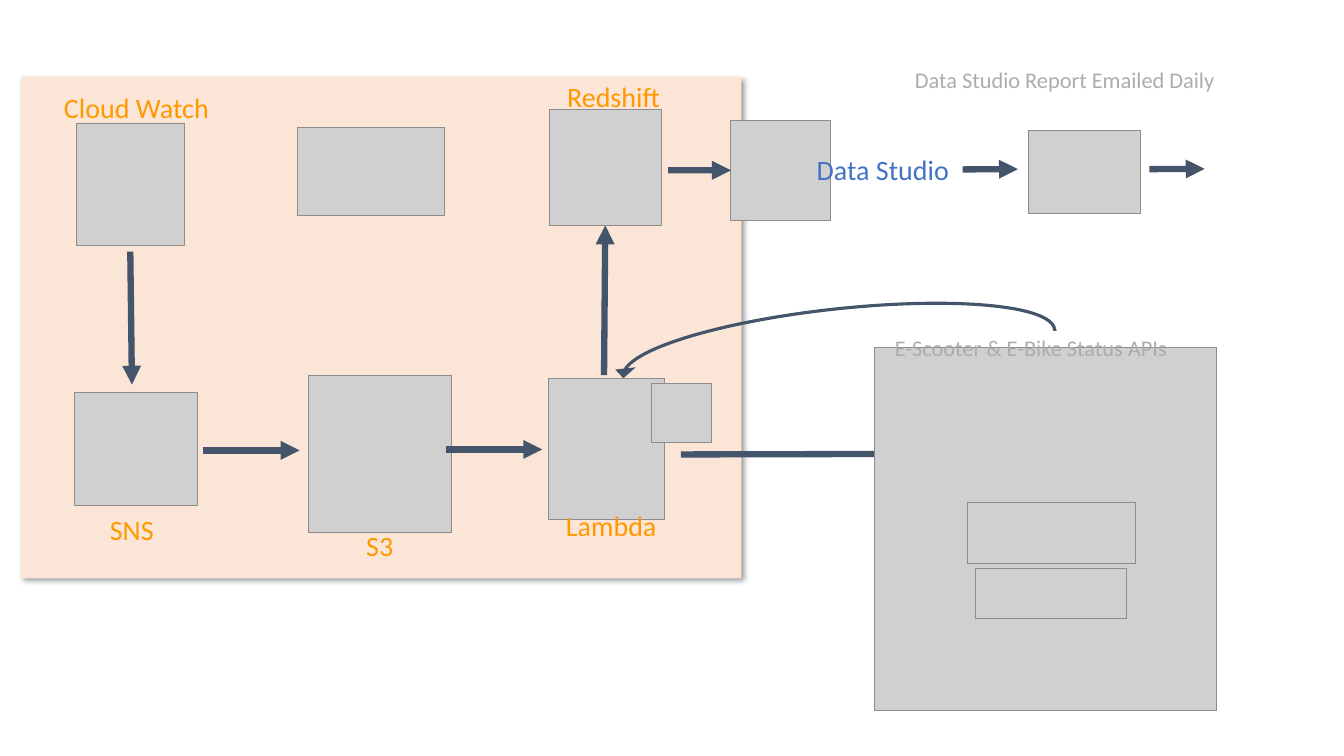
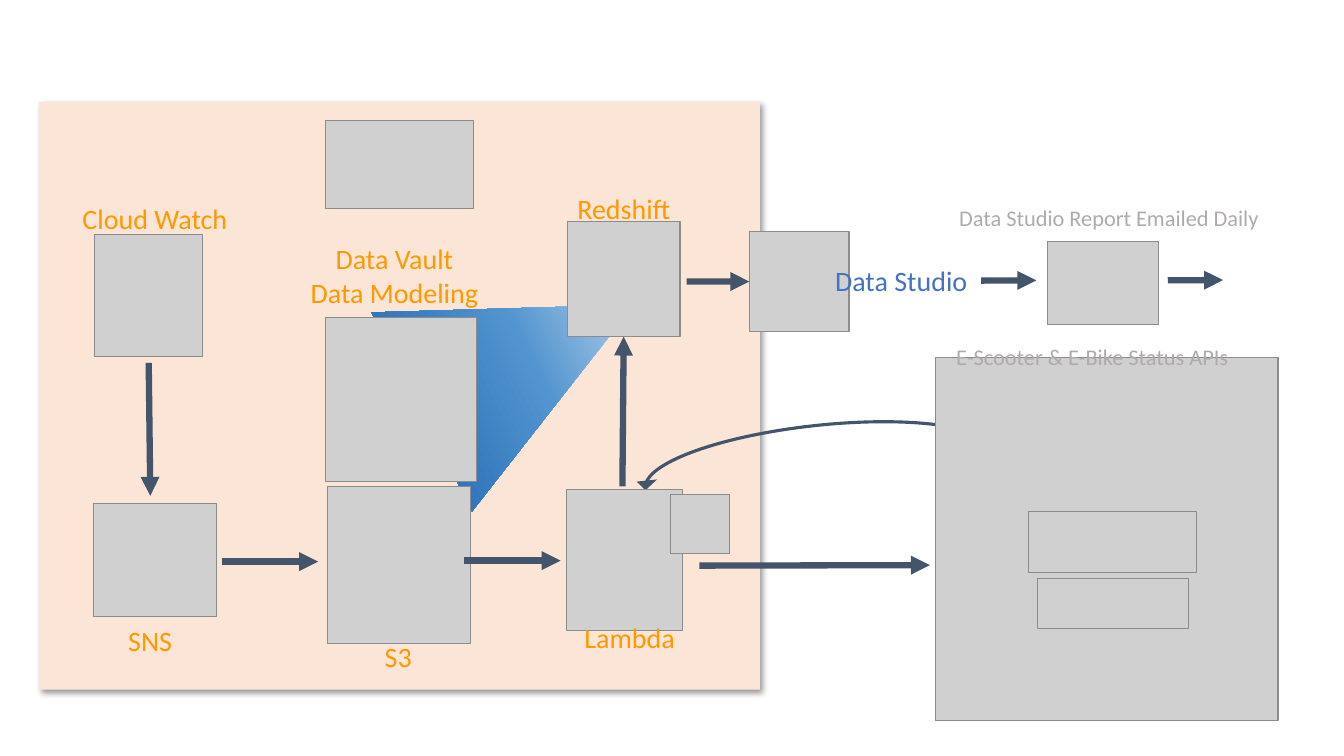
Before and after one commit to jaredfiacco2/AWS-E-Scooter-Tracker, a slide deck: slide 1 of images/ProcessMap.pptx. Drawn at 1344x756 pixels with LibreOffice and Linux fonts; fonts in the diff are those of the drawing; grey boxes stand for pictures. Boxes give left, top, right and bottom in pixels: in the first picture for what was removed or moved away, otherwise in the second. Text is boxed around its words. In the diff, an @@ line names an element or a change of style, - is before the commit and + after.

```diff
--- a/images/ProcessMap.pptx
+++ b/images/ProcessMap.pptx
@@ rectangle: place and size @@
-rectangle at (21,77,742,579)
+rectangle at (39,102,760,690)
@@ picture: place and size @@
-picture at (297,128,445,216)
+picture at (326,121,473,209)
@@ triangle added at (371,206,684,512), fill gradient #F6F8FC to #5294CF to #2D72B8 to #205B98 @@
@@ text "Redshift": place and size @@
-text "Redshift" at (567,87,660,113)
+text "Redshift" at (577,199,670,226)
@@ text "Data Studio Report Emailed Daily": place and size @@
-text "Data Studio Report Emailed Daily" at (915,72,1214,92)
+text "Data Studio Report Emailed Daily" at (959,210,1259,230)
@@ text added at (311,249,478,308), 20 pt, text #FF9900 @@
+Data Vault Data Modeling
@@ 8 pictures, 8 arrows, 5 texts: place and size @@
-8 pictures, 8 arrows, 5 texts at (64,98,1205,556)
+8 pictures, 8 arrows, 5 texts at (82,209,1223,667)
@@ picture added at (326,318,476,481) @@
@@ 3 pictures, 1 text: place and size @@
-3 pictures, 1 text at (874,337,1217,711)
+3 pictures, 1 text at (936,347,1278,720)
@@ curved left arrow: place and size @@
-curved left arrow at (612,285,1055,377)
+curved left arrow at (635,407,994,489)
```
Also in this commit, not shown: 4 slides added, 12 slides removed, 7 other files.
